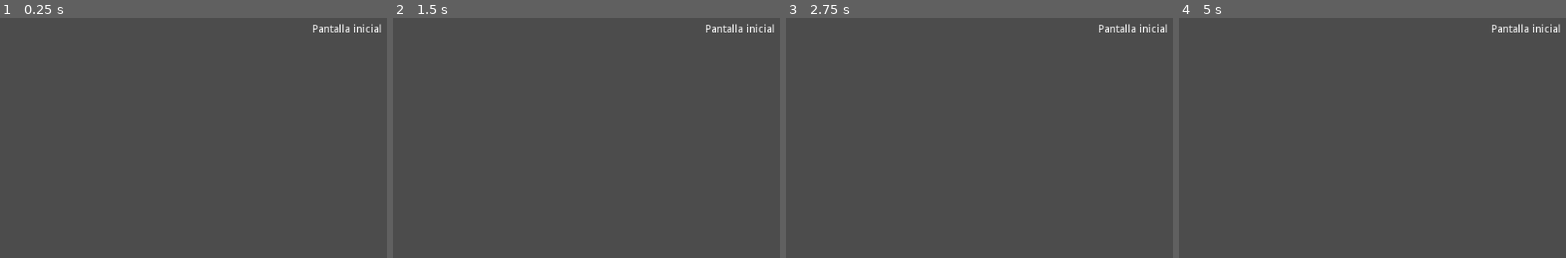
Above: before the commit, frames 1-4 (left to right).
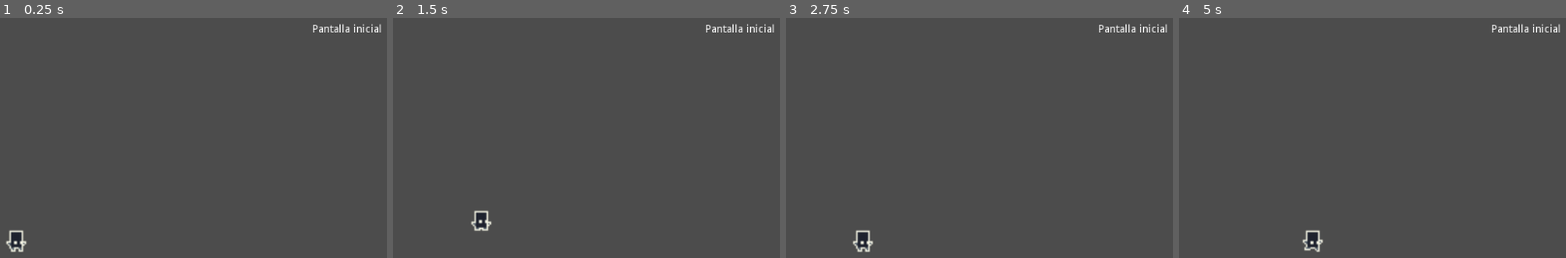
Above: after the commit, the same moments.

Repository: sennedjem/-unq-ipv-minion3
Game: Godot game, scene res://PantallaInicial/EscenaInicial.tscn
Same seed, same stepped clock (60 frames per second), same inputs: the game is played once before the commit and once after it.
Inputs:
- Up to frame 1 (0.25 s): no input
- Up to frame 2 (1.5 s): tap Enter at 0.5 s; hold Right (ui_right) from 0.53 s (still down); tap Space (ui_select) at 0.6, 0.77, 1.07, 1.35 s
- Up to frame 3 (2.75 s): tap Space (ui_select) at 1.52, 1.82, 2.1 s; release Right (ui_right) at 2.03 s; hold Left (ui_left) from 2.03 s (still down)
- Up to frame 4 (5 s): release Left (ui_left) at 2.78 s; hold Right (ui_right) 2.78-4.28 s; tap Space (ui_select) at 2.85, 3.02, 3.32, 3.6, 3.77, 4.07, 4.35, 4.52, 4.82 s; hold Left (ui_left) from 4.28 s (still down)

The runs differ from the first frame. In frame 1, 0.4% of the frame differs, in the area x 1-8%, y 88-98%; in frame 2, 0.3%; in frame 3, 0.3%; in frame 4, 0.4%, in the area x 31-38%, y 88-98%.

Commit message:
se agrega personaje principal

Diff:
--- a/PantallaInicial/EscenaInicial.tscn
+++ b/PantallaInicial/EscenaInicial.tscn
@@ -1,4 +1,9 @@
-[gd_scene format=2]
+[gd_scene load_steps=3 format=2]
+
+[ext_resource path="res://Personajes/Personaje.tscn" type="PackedScene" id=1]
+
+[sub_resource type="RectangleShape2D" id=1]
+extents = Vector2( 439.066, 10 )
 
 [node name="EscenaInicial" type="Node2D"]
 
@@ -12,3 +17,13 @@
 __meta__ = {
 "_edit_use_anchors_": false
 }
+
+[node name="StaticBody2D" type="StaticBody2D" parent="."]
+position = Vector2( 397.75, 597.5 )
+
+[node name="CollisionShape2D" type="CollisionShape2D" parent="StaticBody2D"]
+position = Vector2( 2.18402, -0.93396 )
+shape = SubResource( 1 )
+
+[node name="KinematicBody2D" parent="." instance=ExtResource( 1 )]
+position = Vector2( 25.3258, 567.133 )
--- a/PantallaInicial/PantallaInicial.tscn
+++ /dev/null
@@ -1,3 +0,0 @@
-[gd_scene format=2]
-
-[node name="PantallaInicial" type="Node2D"]
--- /dev/null
+++ b/Personajes/Personaje.gd
@@ -0,0 +1,48 @@
+extends KinematicBody2D
+
+
+# Declare member variables here. Examples:
+# var a = 2
+var direccion;
+export (int) var run_speed = 100
+export (int) var jump_speed = -300
+export (int) var gravity = 1200
+
+var velocity = Vector2()
+var jumping = false
+
+# Called when the node enters the scene tree for the first time.
+func _physics_process(delta):
+	get_input()
+
+	velocity.y += gravity * delta
+	if jumping and is_on_floor():
+		jumping = false
+	velocity = move_and_slide(velocity,Vector2(0, -1))
+
+
+func get_input():
+	velocity.x = 0
+	var right = Input.is_action_pressed('ui_right')
+	var left = Input.is_action_pressed('ui_left')
+	var jump = Input.is_action_just_pressed('ui_select')
+
+	if jump and is_on_floor():
+		jumping = true
+		velocity.y = jump_speed
+	if right:
+		$AnimatedSprite.play("camina")
+		velocity.x += run_speed
+	elif left:
+		$AnimatedSprite.play("camina")
+		velocity.x -= run_speed
+	else:
+		$AnimatedSprite.stop()
+
+func _input(ev):
+	pass
+
+
+# Called every frame. 'delta' is the elapsed time since the previous frame.
+#func _process(delta):
+#	pass
--- /dev/null
+++ b/Personajes/Personaje.tscn
@@ -0,0 +1,31 @@
+[gd_scene load_steps=9 format=2]
+
+[ext_resource path="res://Personajes/pj2.png" type="Texture" id=1]
+[ext_resource path="res://Personajes/pj1.png" type="Texture" id=2]
+[ext_resource path="res://Personajes/pj10.png" type="Texture" id=3]
+[ext_resource path="res://Personajes/pj8.png" type="Texture" id=4]
+[ext_resource path="res://Personajes/pj9.png" type="Texture" id=5]
+[ext_resource path="res://Personajes/Personaje.gd" type="Script" id=6]
+
+[sub_resource type="SpriteFrames" id=1]
+animations = [ {
+"frames": [ ExtResource( 2 ), ExtResource( 4 ), ExtResource( 5 ), ExtResource( 3 ), ExtResource( 1 ) ],
+"loop": true,
+"name": "camina",
+"speed": 5.0
+} ]
+
+[sub_resource type="CapsuleShape2D" id=2]
+height = 8.38525
+
+[node name="KinematicBody2D" type="KinematicBody2D"]
+script = ExtResource( 6 )
+
+[node name="AnimatedSprite" type="AnimatedSprite" parent="."]
+scale = Vector2( 2, 2 )
+frames = SubResource( 1 )
+animation = "camina"
+
+[node name="CollisionShape2D" type="CollisionShape2D" parent="."]
+position = Vector2( 0.793701, 1.98425 )
+shape = SubResource( 2 )
Not shown, added: Personajes/pj1.png.import
Not shown, added: Personajes/pj10.png.import
Not shown, added: Personajes/pj11.png.import
Not shown, added: Personajes/pj12.png.import
Not shown, added: Personajes/pj13.png.import
Not shown, added: Personajes/pj14.png.import
Not shown, added: Personajes/pj2.png.import
Not shown, added: Personajes/pj3.png.import
Not shown, added: Personajes/pj4.png.import
Not shown, added: Personajes/pj5.png.import
Not shown, added: Personajes/pj6.png.import
Not shown, added: Personajes/pj7.png.import
(and 2 more such lines)
